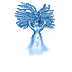
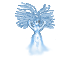
Comparing the layer stacks of the two 72x72 images. Changes:
"Background": opacity 100% → 65% over box(15, 2, 56, 56)
